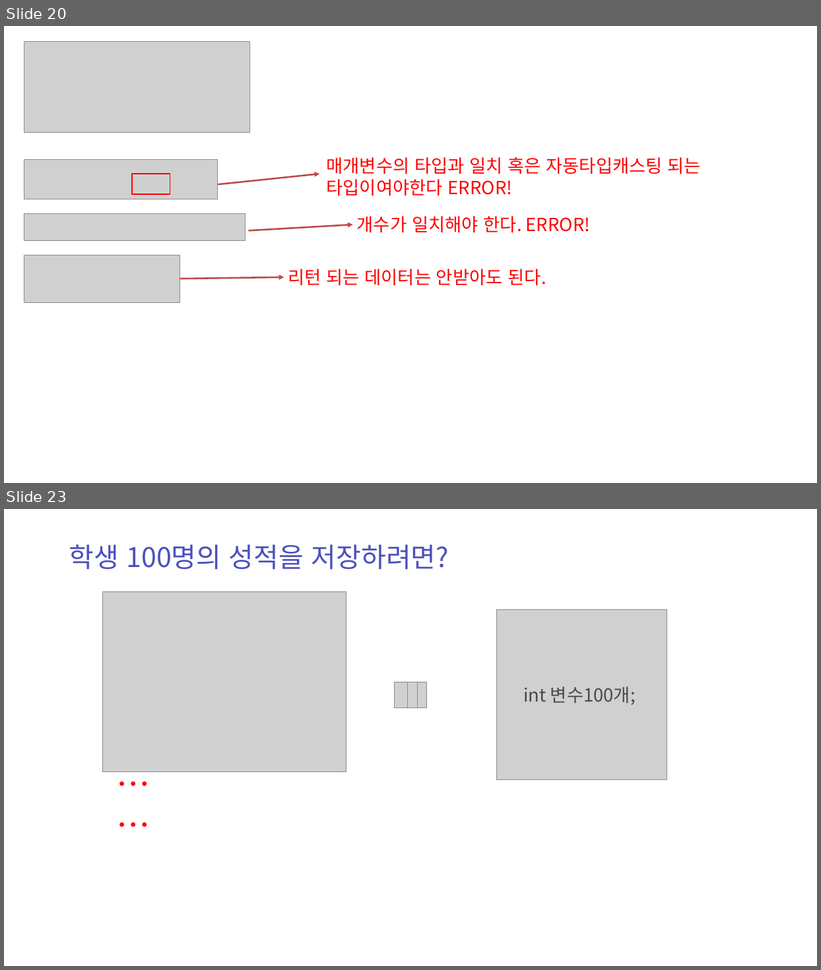
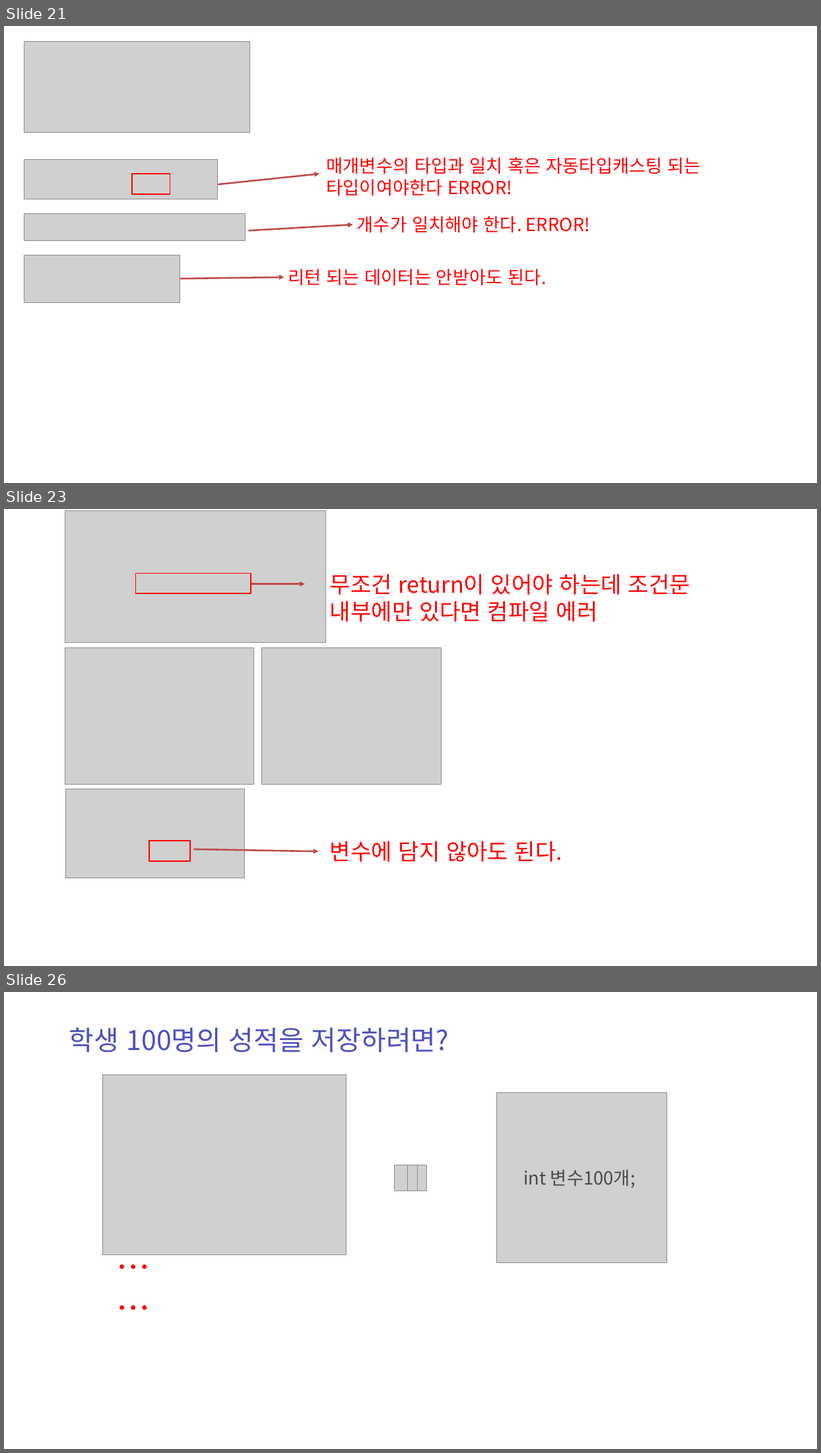
Before and after one commit to zest132/JavaLecture, a slide deck: JavaLecture/LectureFile/java 6강.pptx. Shown one above the other, each under a label of ours: slides 20 and 23 before the commit, slides 21, 23 and 26 after it; the slides between them are not shown. The pictures are 821x970 and 821x1453 pixels, drawn with LibreOffice and Linux fonts; fonts in the diff are those of the drawing; grey boxes stand for pictures. Boxes give left, top, right and bottom in pixels: in the first picture for what was removed or moved away, otherwise in the second. Text is boxed around its words. In the diff, an @@ line names an element or a change of style, - is before the commit and + after.

```diff
--- a/JavaLecture/LectureFile/java 6강.pptx
+++ b/JavaLecture/LectureFile/java 6강.pptx
@@ slide 23 added at [4,509,817,966], background #FFFFFF @@
@@ picture added at [65,510,326,642] @@
@@ rectangle added at [136,573,251,593], outline #FF0000 2 pt @@
@@ arrow added from (251, 584) to (305, 584), #BF4C48 3 pt @@
@@ text added at [330,574,690,622], 40 pt, text #FF0000 @@
+무조건 return이 있어야 하는데 조건문 내부에만 있다면 컴파일 에러
@@ picture added at [65,648,254,784] @@
@@ picture added at [261,648,441,784] @@
@@ picture added at [66,789,245,878] @@
@@ rectangle added at [149,841,190,861], outline #FF0000 2 pt @@
@@ text added at [330,841,562,862], 40 pt, text #FF0000 @@
+변수에 담지 않아도 된다.
@@ arrow added from (194, 850) to (319, 852), #BF4C48 3 pt @@
@@ what was slide 20 is now slide 21 @@
@@ what was slide 23 is now slide 26 @@
```
Also in this commit, not shown: 3 slides changed, 2 other slides added, 1 other file.
